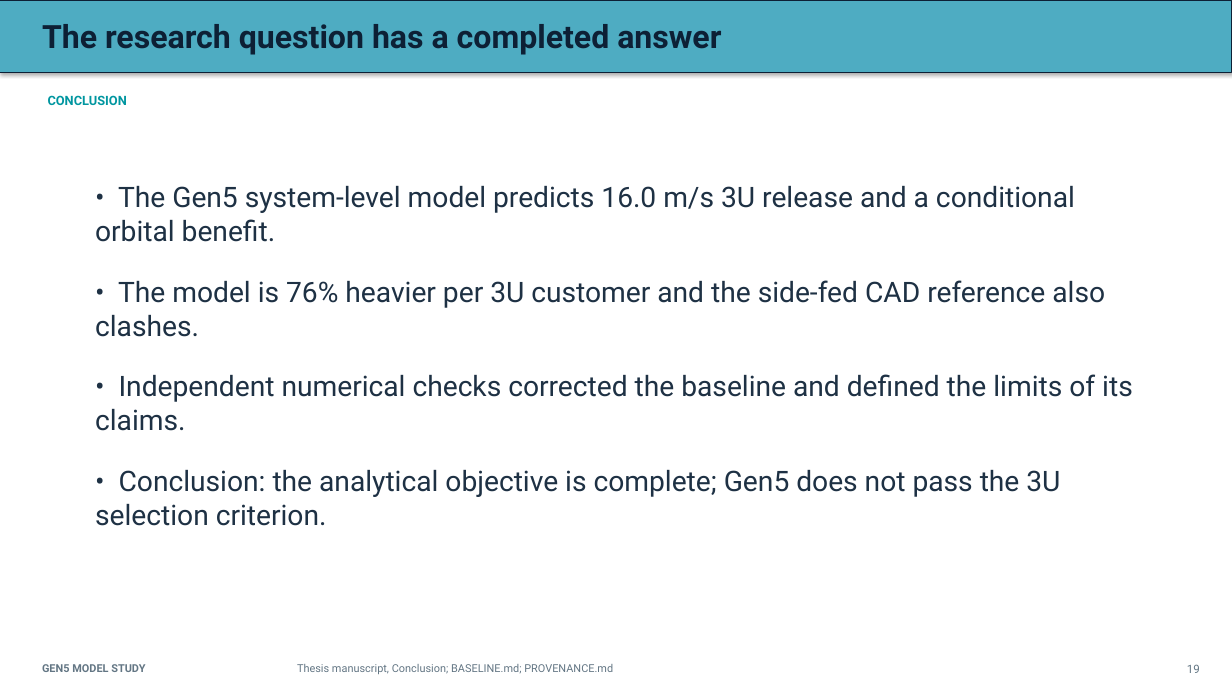
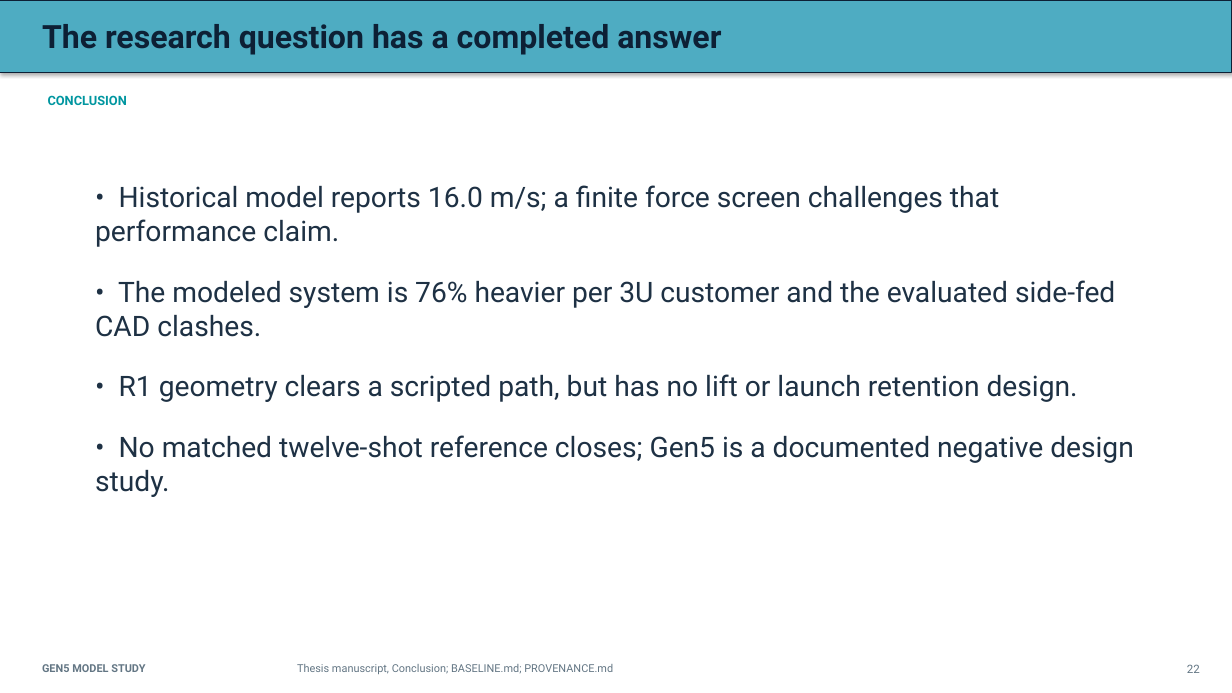
Before and after one commit to aaaaaaaaaaaavm/VOLLEY-thesis, a slide deck: slide 22 of university/final_review_2026_10_10/VOLLEY_Final_Review_2026-10-10.pptx (slide 19 before the commit). Drawn at 1232x693 pixels with LibreOffice and Linux fonts; fonts in the diff are those of the drawing. Boxes give left, top, right and bottom in pixels: in the first picture for what was removed or moved away, otherwise in the second. Text is boxed around its words. In the diff, an @@ line names an element or a change of style, - is before the commit and + after.

Commit message:
Publish revised Gen5 thesis, 26-slide review and independent evidence pack

```diff
--- a/university/final_review_2026_10_10/VOLLEY_Final_Review_2026-10-10.pptx
+++ b/university/final_review_2026_10_10/VOLLEY_Final_Review_2026-10-10.pptx
@@ text at bbox=[95, 185, 1134, 497]: text changed @@
-• The Gen5 system-level model predicts 16.0 m/s 3U release and a conditional orbital benefit.
-• The model is 76% heavier per 3U customer and the side-fed CAD reference also clashes.
-• Independent numerical checks corrected the baseline and defined the limits of its claims.
-• Conclusion: the analytical objective is complete; Gen5 does not pass the 3U selection criterion.
+• Historical model reports 16.0 m/s; a finite force screen challenges that performance claim.
+• The modeled system is 76% heavier per 3U customer and the evaluated side-fed CAD clashes.
+• R1 geometry clears a scripted path, but has no lift or launch retention design.
+• No matched twelve-shot reference closes; Gen5 is a documented negative design study.
@@ text at bbox=[1187, 664, 1200, 673]: text changed @@
-19
+22
```
Also in this commit, not shown: 10 other slides changed, 3 slides added, 48 other files.
